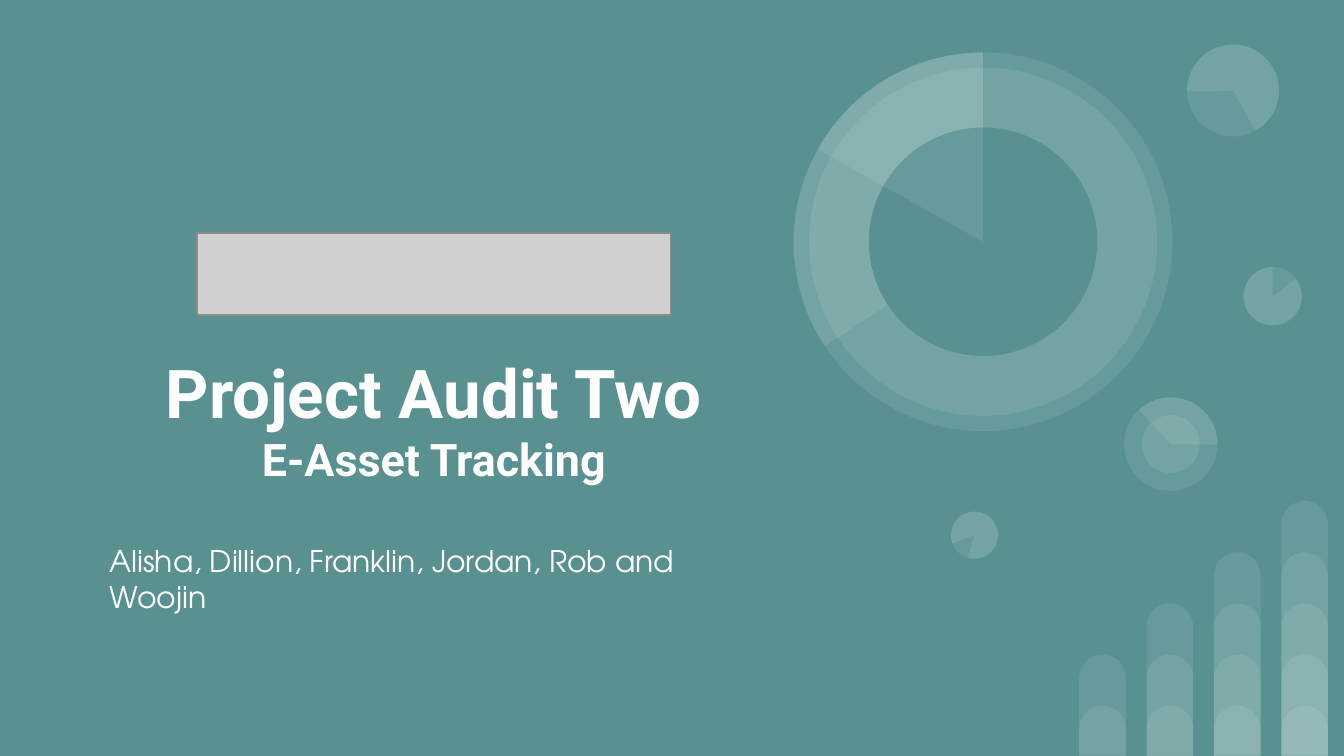
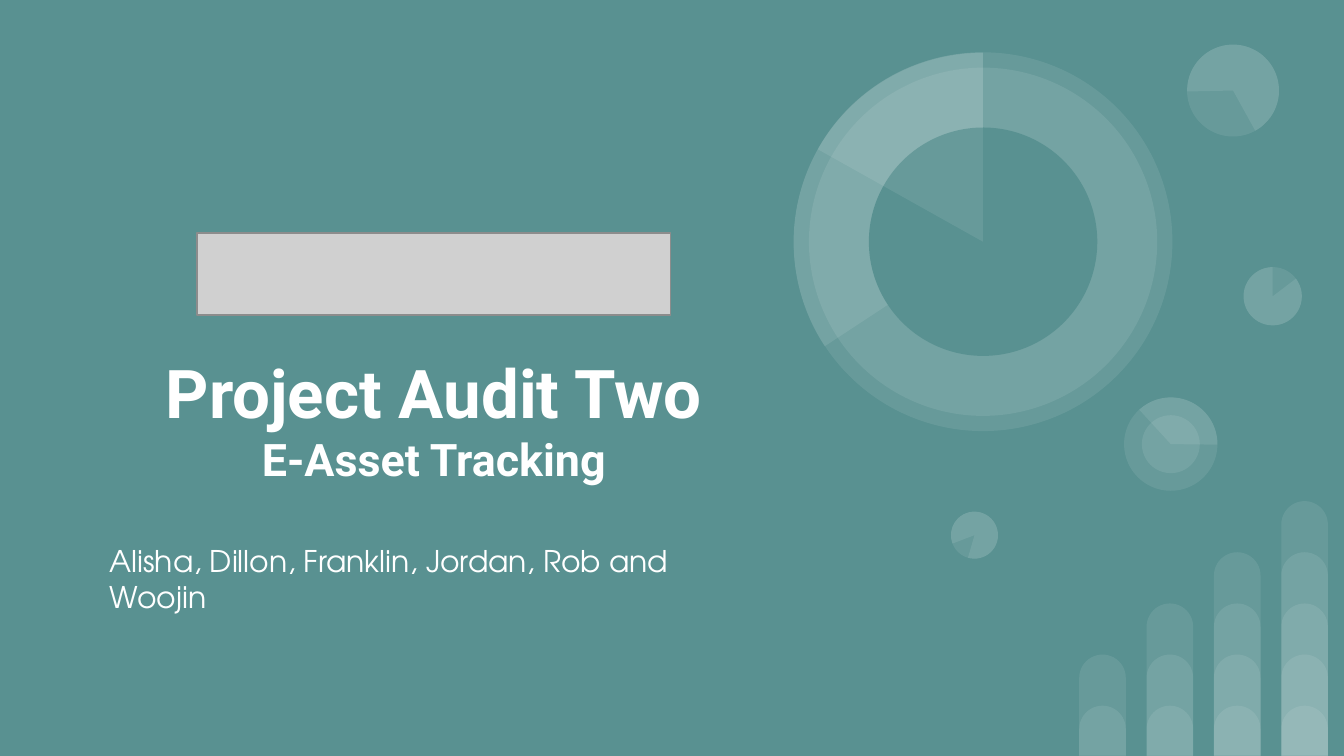
Before and after one commit to woojin444/EAssetTracking, a slide deck: slide 1 of GoogleDrive/Audits/Audit 2/Audit 2.pptx. Drawn at 1344x756 pixels with LibreOffice and Linux fonts; fonts in the diff are those of the drawing; grey boxes stand for pictures. Boxes give left, top, right and bottom in pixels: in the first picture for what was removed or moved away, otherwise in the second. Text is boxed around its words. In the diff, an @@ line names an element or a change of style, - is before the commit and + after.

```diff
--- a/GoogleDrive/Audits/Audit 2/Audit 2.pptx
+++ b/GoogleDrive/Audits/Audit 2/Audit 2.pptx
@@ subtitle at (109, 550, 668, 614): text changed @@
-Alisha, Dillion, Franklin, Jordan, Rob and Woojin
+Alisha, Dillon, Franklin, Jordan, Rob and Woojin
```
Also in this commit, not shown: 8 other slides changed, 1 slide removed, 43 other files.
